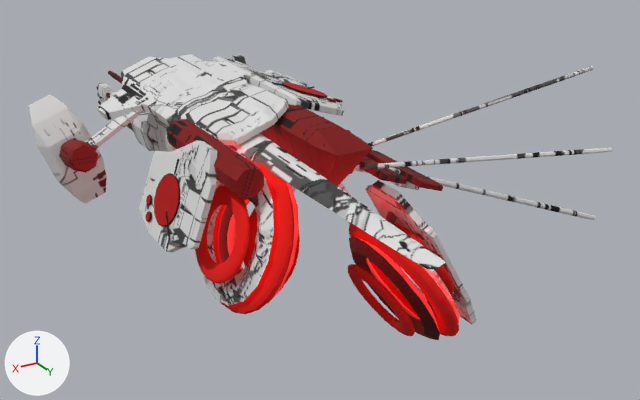
Two versions of the Blender file Sting/sting.blend, one commit apart.
Before and after are seen from a 50 mm lens placed at (5.24, 10.11, 4.21), pointed at (-0.73, 0.16, -0.77). The lights are fixed; the arrows at lower left show +X, +Y and +Z.

In view in the first picture: 'base_glow', 'glow', 'glow.001', 'glow.002'.
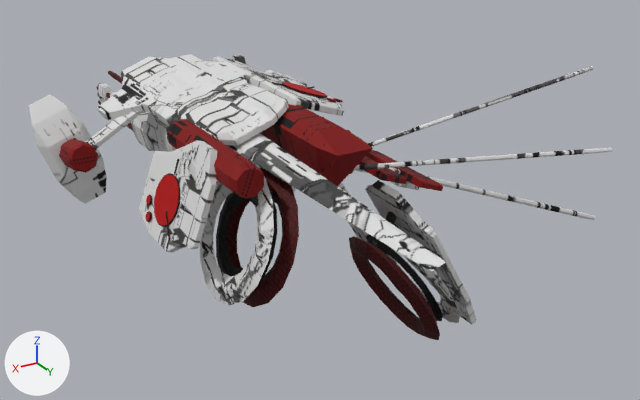
Boxes [x1, y1, x2, y2] around the edits, measured in the pictures (640 x 400 px):
'base_glow', recoloured
    both: [59, 105, 474, 340]
'glow', deleted (red)
    before: [213, 158, 459, 336]
'glow.001', deleted (red)
    before: [195, 186, 454, 294]
'glow.002', deleted (red)
    before: [244, 208, 415, 336]

Patch to the scene script:
```diff
--- a/Sting/sting.blend.py
+++ b/Sting/sting.blend.py
@@ mat_base @@
+mat_base = principled_material('base')
+mat_base.texture = img_sting_png_001
+mat_base.metallic = 0.3
+mat_base.roughness = 0.7
@@ ob_base_glow @@
 ob_base_glow.scale = (0.556, 0.556, 0.168)
-ob_base_glow.material_slots[0].link = 'OBJECT'; ob_base_glow.material_slots[0].material = mat_base_glow
+ob_base_glow.material_slots[0].link = 'OBJECT'; ob_base_glow.material_slots[0].material = mat_base  # picture img_sting_png_001
@@ ob_glow @@
-ob_glow = bpy.data.objects.new('glow', me_glow)
-ob_glow.location = (1.14, 1.57, -0.28)
-ob_glow.rotation_euler = (0.0, 1.214, 0.0)  # degrees (0, 70, 0)
-ob_glow.scale = (0.735, 0.798, 0.346)
@@ ob_glow_001 @@
-ob_glow_001 = bpy.data.objects.new('glow.001', me_glow_001)
-ob_glow_001.location = (0.82, 1.57, -0.49)
-ob_glow_001.rotation_euler = (0.0, 1.214, 0.0)  # degrees (0, 70, 0)
-ob_glow_001.scale = (0.452, 0.49, 0.213)
@@ ob_glow_002 @@
-ob_glow_002 = bpy.data.objects.new('glow.002', me_glow_002)
-ob_glow_002.location = (0.82, 1.57, -0.49)
-ob_glow_002.rotation_euler = (0.0, 1.214, 0.0)  # degrees (0, 70, 0)
-ob_glow_002.scale = (0.452, 0.49, 0.213)
```
